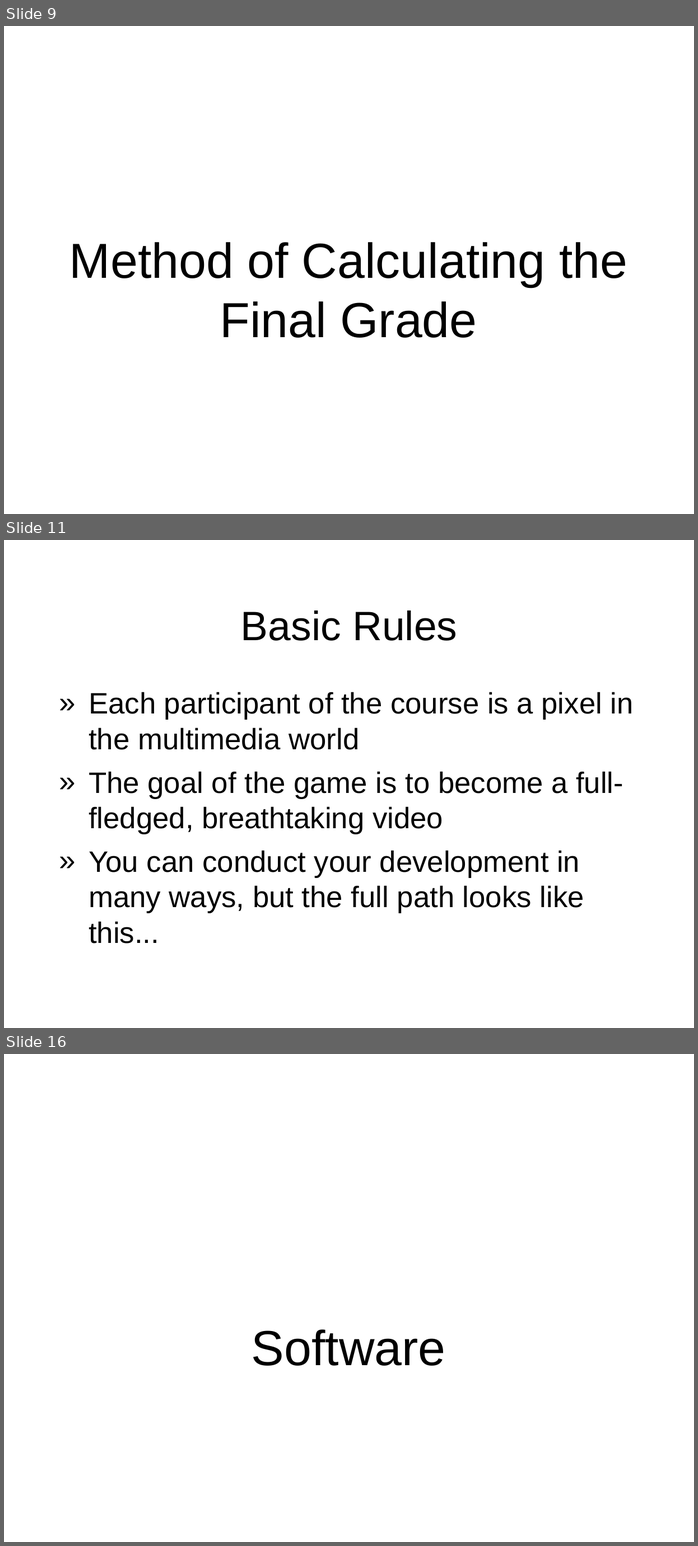
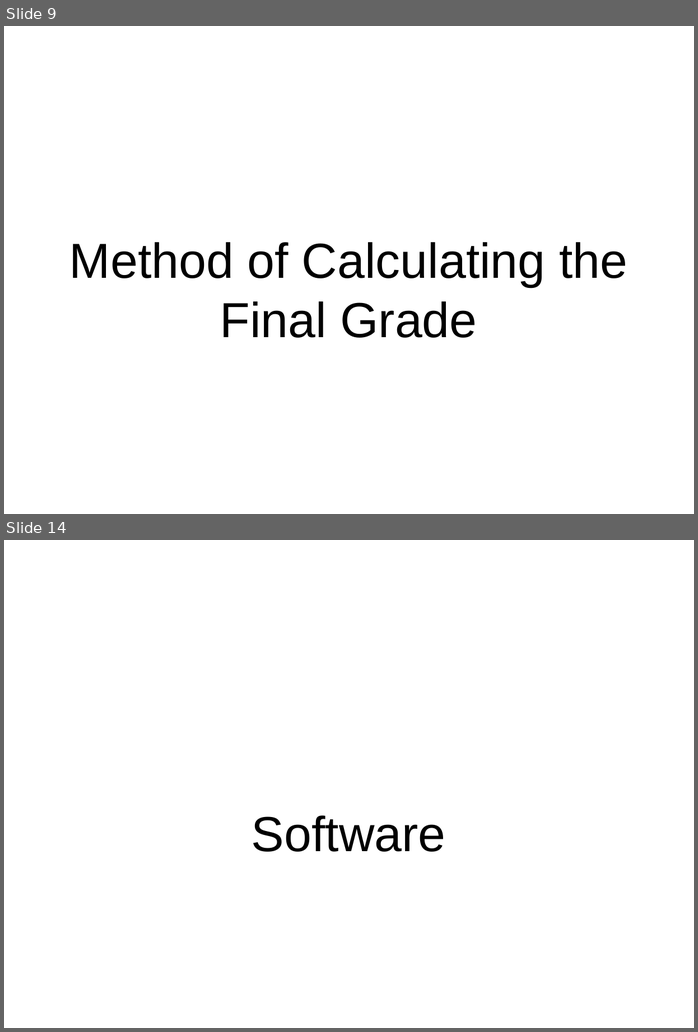
Before and after one commit to miklesz/AMIPaC, a slide deck: (A)MIPaC Introduction.pptx. Shown one above the other, each under a label of ours: slides 9, 11 and 16 before the commit, slides 9 and 14 after it; the slides between them are not shown. The pictures are 698x1546 and 698x1032 pixels, drawn with LibreOffice and Linux fonts; fonts in the diff are those of the drawing; background and template pictures are left out. Boxes give left, top, right and bottom in pixels: in the first picture for what was removed or moved away, otherwise in the second. Text is boxed around its words. In the diff, an @@ line names an element or a change of style, - is before the commit and + after.

```diff
--- a/(A)MIPaC Introduction.pptx
+++ b/(A)MIPaC Introduction.pptx
@@ slide 11 removed at [4, 540, 694, 1028], background picture (left out) @@
@@ title removed at [241, 611, 457, 641] @@
-Basic Rules
@@ text removed at [89, 692, 633, 944] @@
-» Each participant of the course is a pixel in the multimedia world
-» The goal of the game is to become a full-fledged, breathtaking video
-» You can conduct your development in many ways, but the full path looks like this...
@@ what was slide 16 is now slide 14 @@
```
Also in this commit, not shown: 4 slides changed, 2 other slides removed, 8 other files.
